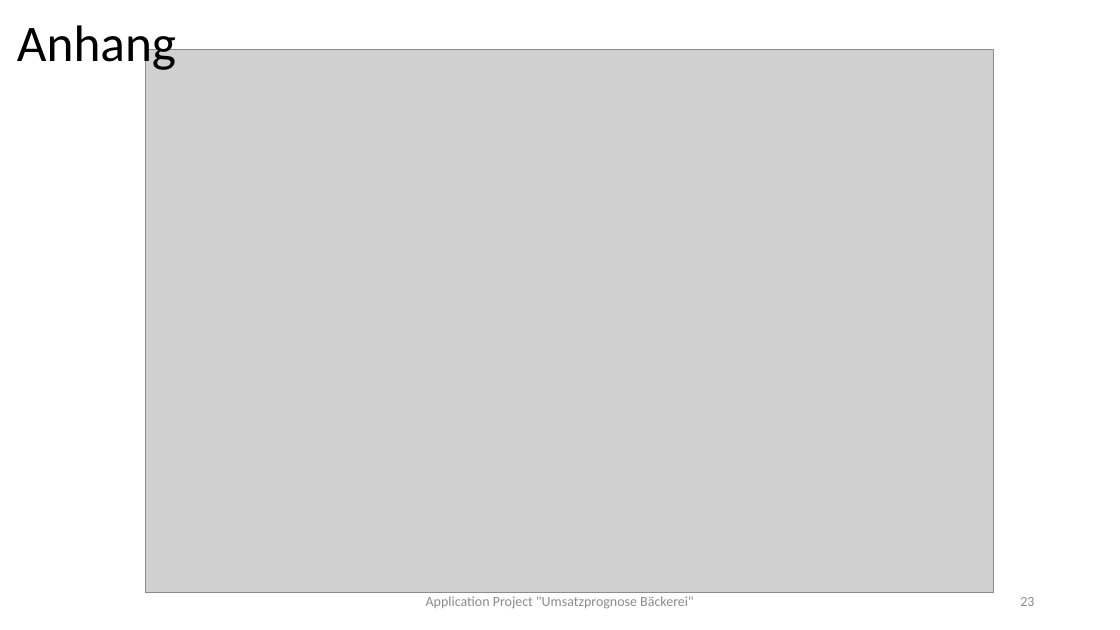
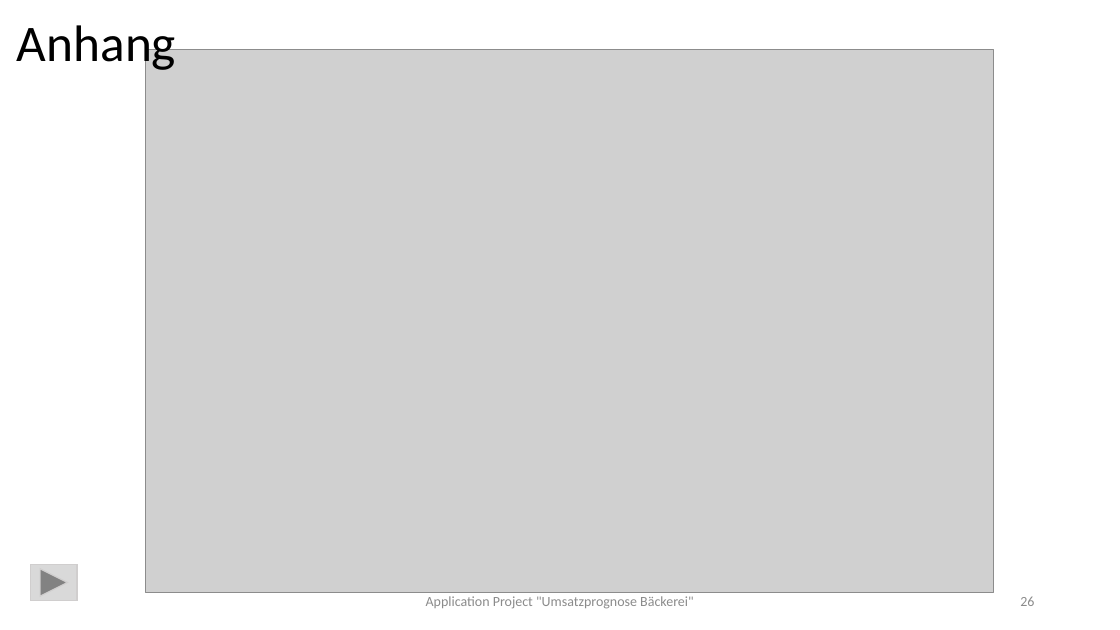
Before and after one commit to ChristinaMaedge/Application_Project, a slide deck: slide 26 of ApplicationProject_UmsatzprognoseBäckerei_v2.pptx (slide 23 before the commit). Drawn at 1120x630 pixels with LibreOffice and Linux fonts; fonts in the diff are those of the drawing; grey boxes stand for pictures. Boxes give left, top, right and bottom in pixels: in the first picture for what was removed or moved away, otherwise in the second. Text is boxed around its words. In the diff, an @@ line names an element or a change of style, - is before the commit and + after.

```diff
--- a/ApplicationProject_UmsatzprognoseBäckerei_v2.pptx
+++ b/ApplicationProject_UmsatzprognoseBäckerei_v2.pptx
@@ action button forward next added at (30, 565, 76, 601), fill #D9D9D9, outline #D0CECE 1 pt @@
@@ page number at (1020, 597, 1034, 606): text changed @@
-23
+26
```
Also in this commit, not shown: 3 other slides changed, 3 slides added, 2 other files.
